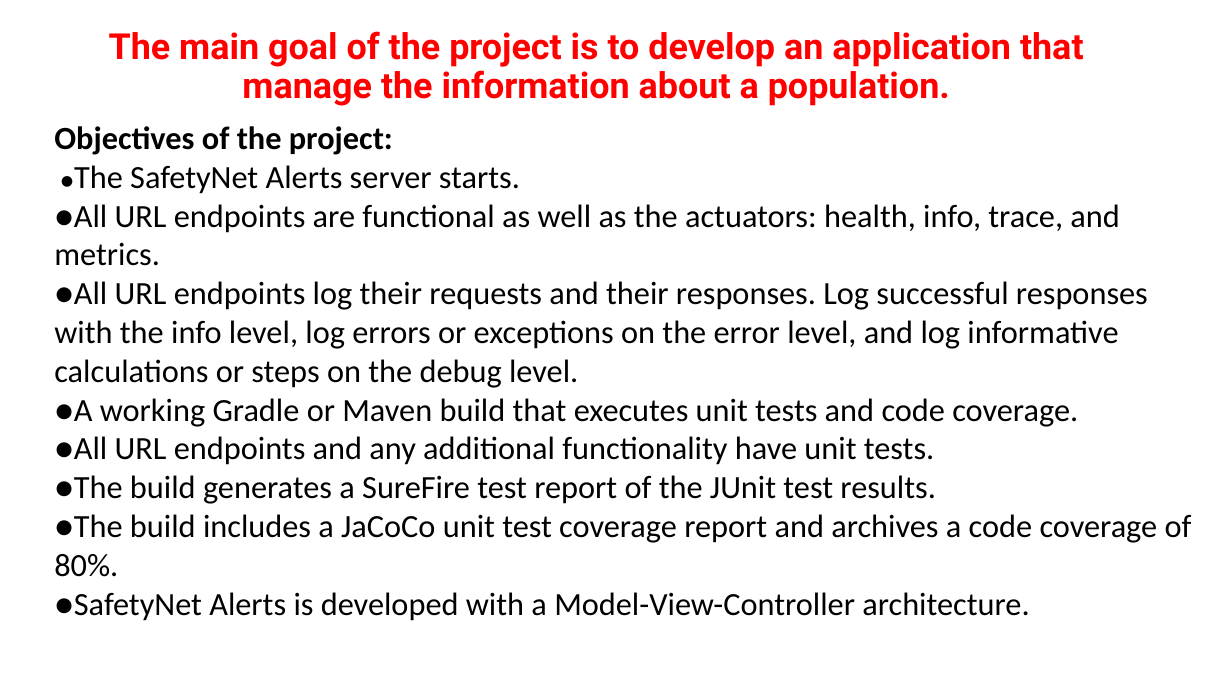
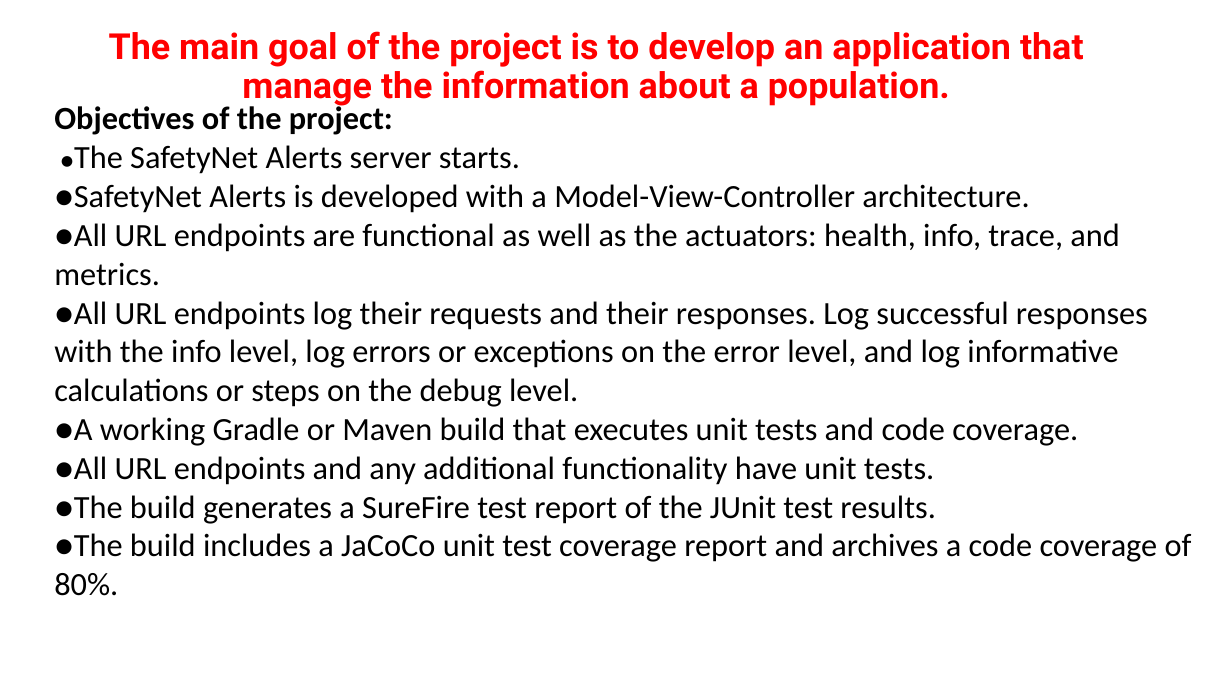
Before and after one commit to igorok-vin/safetynetalerts, a slide deck: slide 3 of documentation/Project5_Presentation.pptx. Drawn at 1232x693 pixels with LibreOffice and Linux fonts; fonts in the diff are those of the drawing. Boxes give left, top, right and bottom in pixels: in the first picture for what was removed or moved away, otherwise in the second. Text is boxed around its words. In the diff, an @@ line names an element or a change of style, - is before the commit and + after.

Commit message:
project5

```diff
--- a/documentation/Project5_Presentation.pptx
+++ b/documentation/Project5_Presentation.pptx
@@ title at (54,102,1192,596): text changed @@
-Objectives of the project:
-●The SafetyNet Alerts server starts.
-●All URL endpoints are functional as well as the actuators: health, info, trace, and metrics.
-●All URL endpoints log their requests and their responses. Log successful responses with the info level, log errors or exceptions on the error level, and log informative calculations or steps on the debug level.
-●A working Gradle or Maven build that executes unit tests and code coverage.
-●All URL endpoints and any additional functionality have unit tests.
-●The build generates a SureFire test report of the JUnit test results.
-●The build includes a JaCoCo unit test coverage report and archives a code coverage of 80%.
-●SafetyNet Alerts is developed with a Model-View-Controller architecture.
+Objectives of the project:
+●The SafetyNet Alerts server starts.
+●SafetyNet Alerts is developed with a Model-View-Controller architecture.
+●All URL endpoints are functional as well as the actuators: health, info, trace, and metrics.
+●All URL endpoints log their requests and their responses. Log successful responses with the info level, log errors or exceptions on the error level, and log informative calculations or steps on the debug level.
+●A working Gradle or Maven build that executes unit tests and code coverage.
+●All URL endpoints and any additional functionality have unit tests.
+●The build generates a SureFire test report of the JUnit test results.
+●The build includes a JaCoCo unit test coverage report and archives a code coverage of 80%.
```
Also in this commit, not shown: 2 other slides changed, 9 other files.
